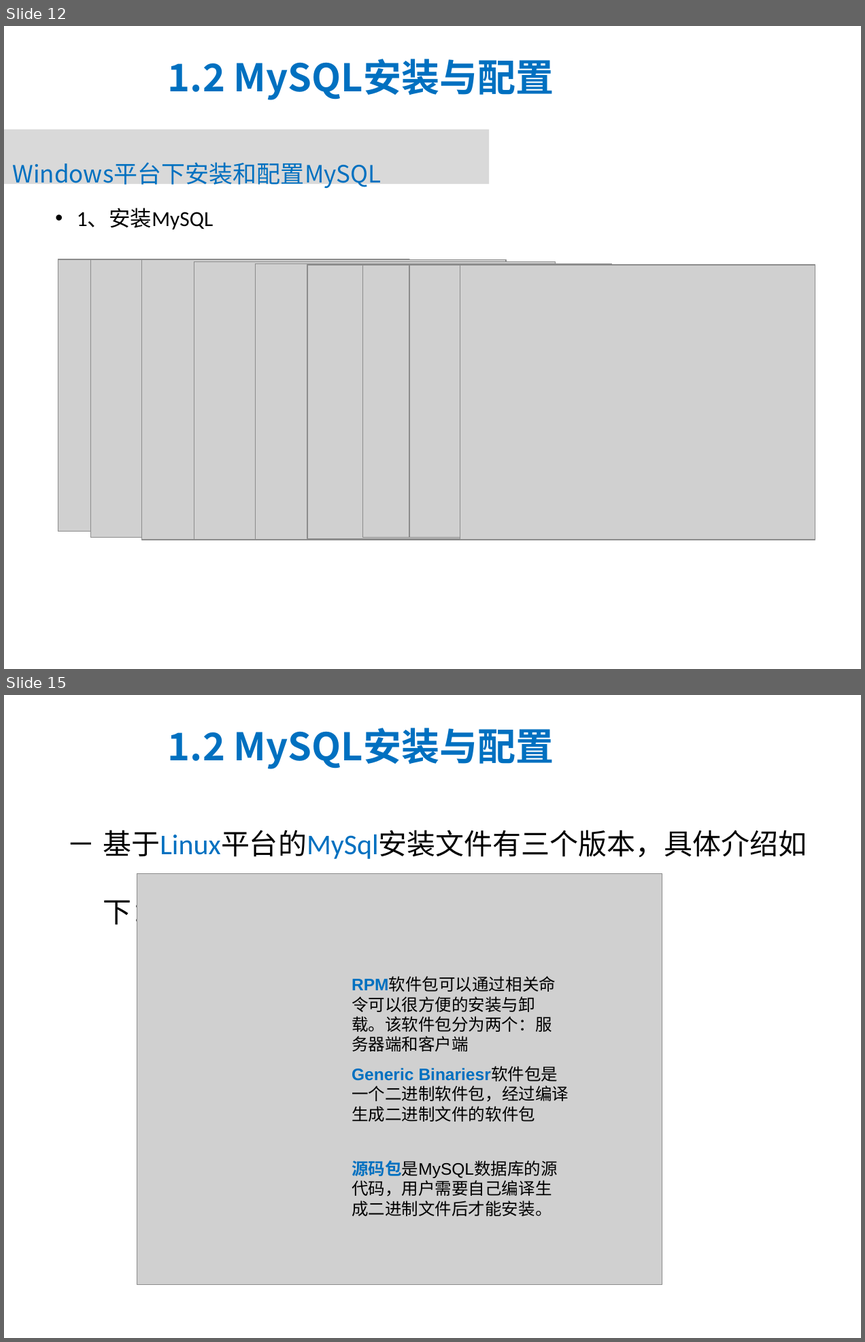
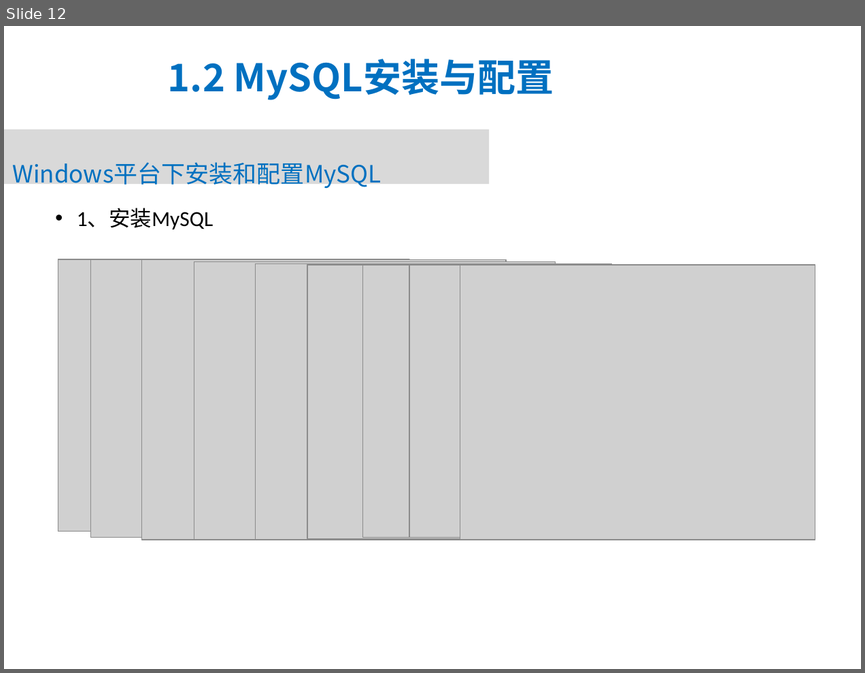
Before and after one commit to tony1989zhang/path, a slide deck: mysql/3 PPT/MySQL_PPT课件/mysql第1章课件.ppt. Shown one above the other, each under a label of ours: slides 12 and 15 before the commit, slide 12 after it; the slides between them are not shown. The pictures are 865x1342 and 865x673 pixels, drawn with LibreOffice and Linux fonts; fonts in the diff are those of the drawing; grey boxes stand for pictures; background and template pictures are left out. Boxes give left, top, right and bottom in pixels: in the first picture for what was removed or moved away, otherwise in the second. Text is boxed around its words. In the diff, an @@ line names an element or a change of style, - is before the commit and + after.

```diff
--- a/mysql/3 PPT/MySQL_PPT课件/mysql第1章课件.ppt
+++ b/mysql/3 PPT/MySQL_PPT课件/mysql第1章课件.ppt
@@ slide 15 removed at (4,695,861,1338), background picture (left out); not listed: 1 template element that a slide beside it also shows @@
@@ title removed at (168,728,554,769) @@
-1.2 MySQL安装与配置
@@ text removed at (103,830,807,930) @@
-  ─ 基于Linux平台的MySql安装文件有三个版本，具体介绍如下：
@@ picture removed at (137,873,661,1285) @@
@@ text removed at (351,1016,551,1051) @@
-RPM软件包可以通过相关命令可以很方便的安装与卸载。该软件包分为两个：服务器端和客户端
@@ text removed at (351,1068,568,1121) @@
-Generic Binariesr软件包是一个二进制软件包，经过编译生成二进制文件的软件包
@@ text removed at (351,1160,558,1216) @@
-源码包是MySQL数据库的源代码，用户需要自己编译生成二进制文件后才能安装。
```
Also in this commit, not shown: 2 slides changed, 3 other slides removed, 19 other files.
